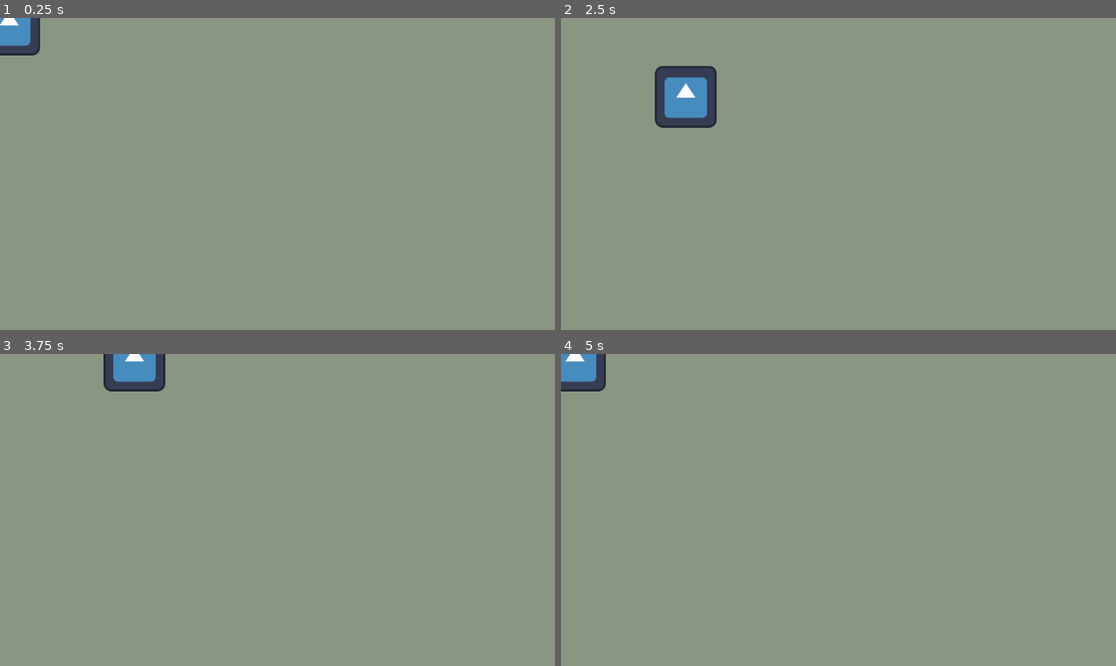
Above: before the commit, frames 1-4 (two rows, left to right).
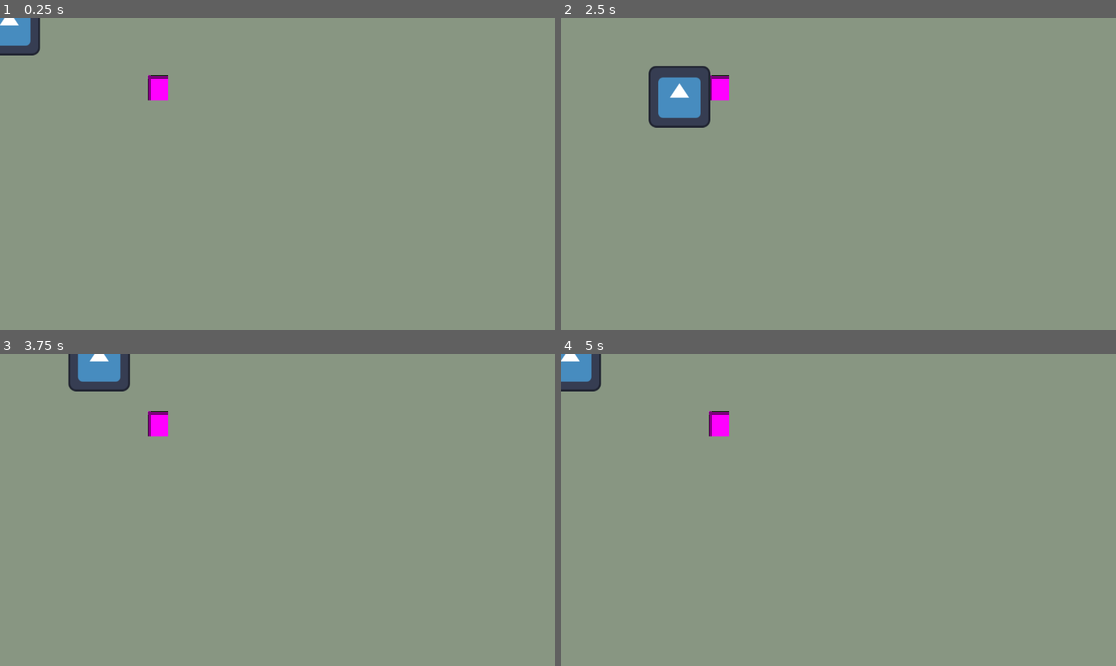
Above: after the commit, the same moments.

Repository: morgan-git/cat-herder
Game: Godot game, scene res://patio.tscn
Two runs of this game, one before a commit and one after it. Both use one fixed random seed, a clock stepped at 60 frames per second and the inputs below. The engine's default icon, where the game draws it, is replaced by a stand-in: a white triangle on a blue panel in a dark square.
Inputs:
- Up to frame 1 (0.25 s): no input
- Up to frame 2 (2.5 s): tap Enter at 0.5 s; hold Right (ui_right) 0.53-1.28 s; hold Down (ui_down) 1.28-2.03 s; hold Right (ui_right) from 2.03 s (still down)
- Up to frame 3 (3.75 s): release Right (ui_right) at 2.78 s; hold Up (ui_up) 2.78-3.53 s; hold Left (ui_left) from 3.53 s (still down)
- Up to frame 4 (5 s): keep holding Left (ui_left)

The runs differ from the first frame. In frame 1, 0.3% of the frame differs, in the area x 26-31%, y 18-27%; in frame 2, 1.2%; in frame 3, 2.2%, in the area x 12-31%, y 0-27%; in frame 4, 0.6%.

Commit message:
add table with tested player collision

Diff:
--- a/patio.tscn
+++ b/patio.tscn
@@ -1,7 +1,14 @@
-[gd_scene load_steps=7 format=3 uid="uid://bfyglm4vdabm"]
+[gd_scene load_steps=9 format=3 uid="uid://bfyglm4vdabm"]
 
 [ext_resource type="Script" uid="uid://cvuw5tou4maru" path="res://player.gd" id="1_daojl"]
 [ext_resource type="Texture2D" uid="uid://cs341dedl0teq" path="res://icon.svg" id="2_hquad"]
+
+[sub_resource type="PlaceholderTexture2D" id="PlaceholderTexture2D_daojl"]
+resource_local_to_scene = true
+size = Vector2(25, 25)
+
+[sub_resource type="RectangleShape2D" id="RectangleShape2D_mxu6m"]
+size = Vector2(44, 49)
 
 [sub_resource type="RectangleShape2D" id="RectangleShape2D_ou2u5"]
 size = Vector2(142.19, 144.892)
@@ -24,14 +31,26 @@
 offset_bottom = 1813.0
 color = Color(0.533333, 0.588235, 0.509804, 1)
 
+[node name="Table" type="StaticBody2D" parent="Green Background"]
+position = Vector2(3404, 1003)
+
+[node name="Table Sprite" type="Sprite2D" parent="Green Background/Table"]
+position = Vector2(11.0001, 4)
+scale = Vector2(1.66033, 2.0458)
+texture = SubResource("PlaceholderTexture2D_daojl")
+
+[node name="Table Collision" type="CollisionShape2D" parent="Green Background/Table"]
+position = Vector2(12, 4.5)
+shape = SubResource("RectangleShape2D_mxu6m")
+
 [node name="Player" type="CharacterBody2D" parent="."]
 script = ExtResource("1_daojl")
 
-[node name="Sprite2D" type="Sprite2D" parent="Player"]
+[node name="Player Sprite" type="Sprite2D" parent="Player"]
 position = Vector2(8, 5)
 texture = ExtResource("2_hquad")
 
-[node name="CollisionShape2D" type="CollisionShape2D" parent="Player"]
+[node name="Player Collision" type="CollisionShape2D" parent="Player"]
 position = Vector2(-2, 2)
 shape = SubResource("RectangleShape2D_ou2u5")
 
